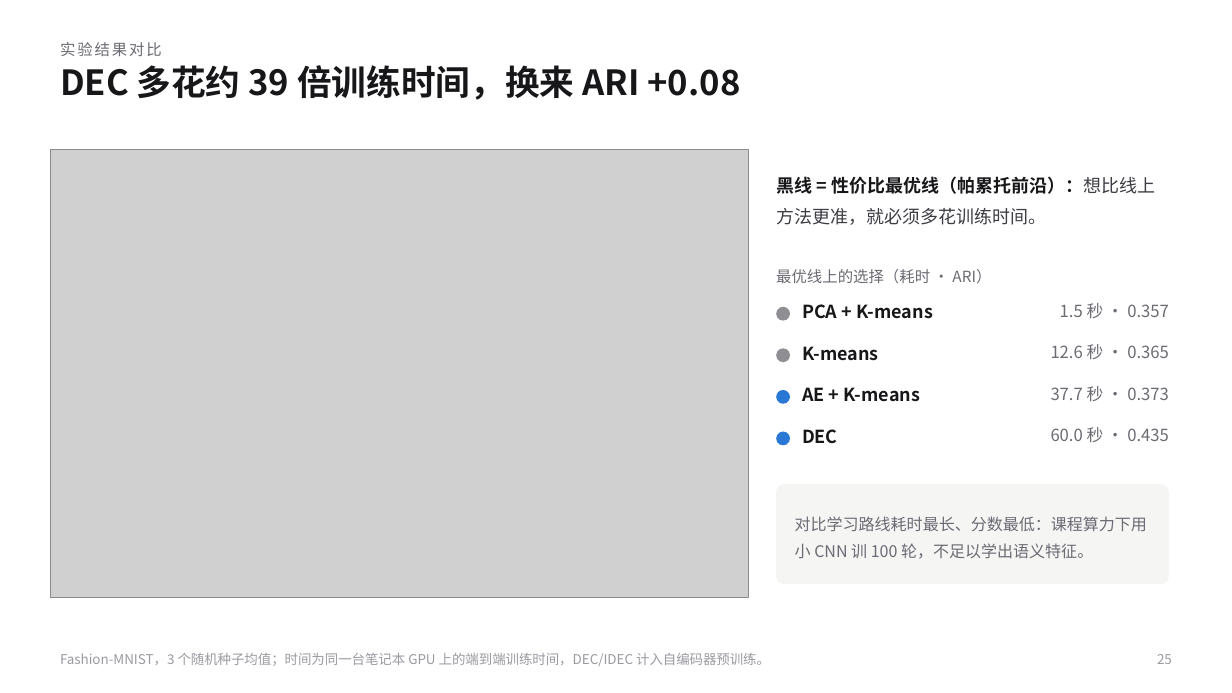
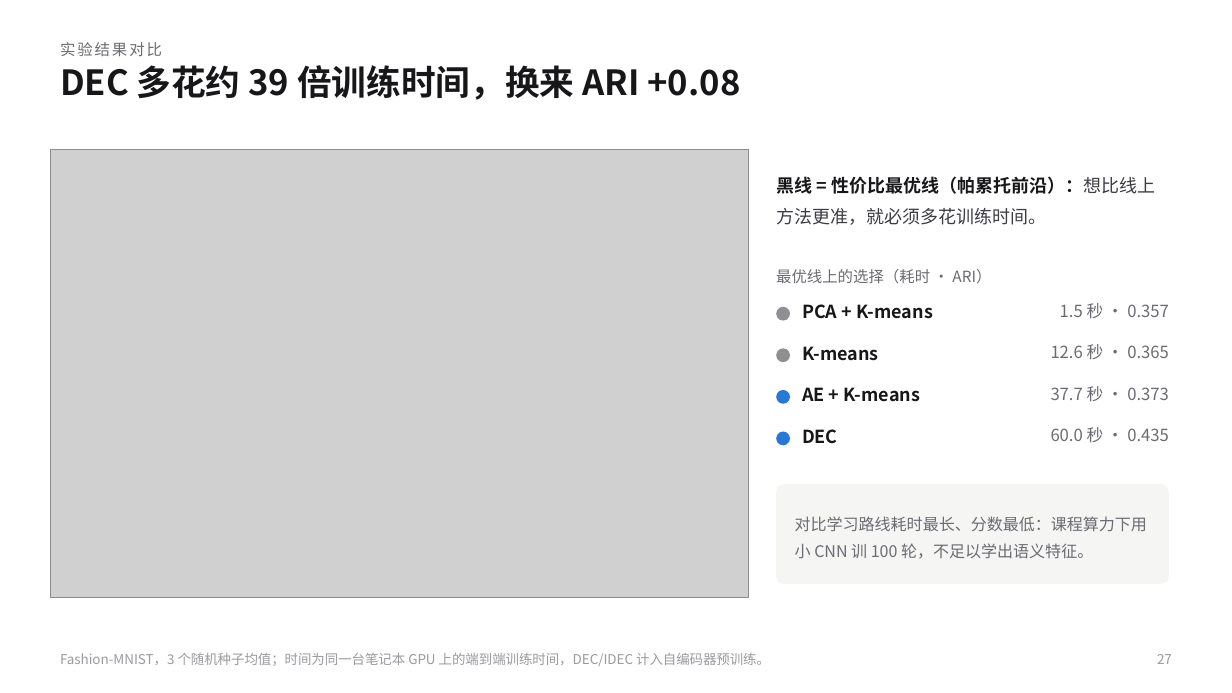
Before and after one commit to KQYaili/DeepClustering-Survey, a slide deck: slide 27 of presentation/deep-clustering-evolution-selection-guide.pptx (slide 25 before the commit). Drawn at 1232x693 pixels with LibreOffice and Linux fonts; fonts in the diff are those of the drawing; grey boxes stand for pictures. Boxes give left, top, right and bottom in pixels: in the first picture for what was removed or moved away, otherwise in the second. Text is boxed around its words. In the diff, an @@ line names an element or a change of style, - is before the commit and + after.

```diff
--- a/presentation/deep-clustering-evolution-selection-guide.pptx
+++ b/presentation/deep-clustering-evolution-selection-guide.pptx
@@ text at (x1=1157, y1=654, x2=1172, y2=664): text changed @@
-25
+27
```
Also in this commit, not shown: 26 other slides changed, 2 slides added, 8 other files.
